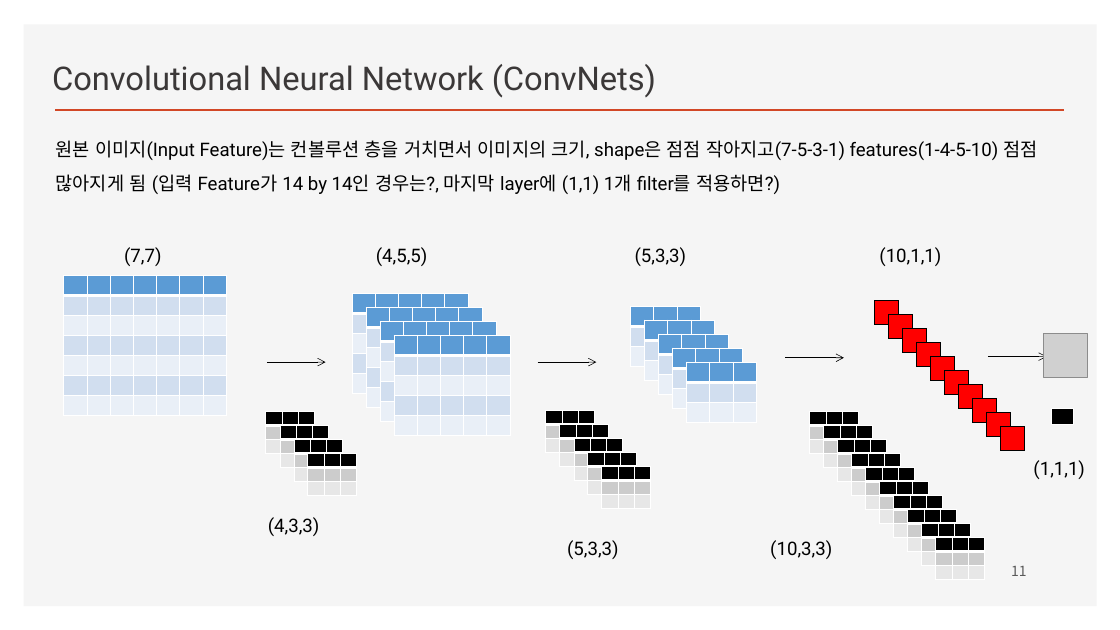
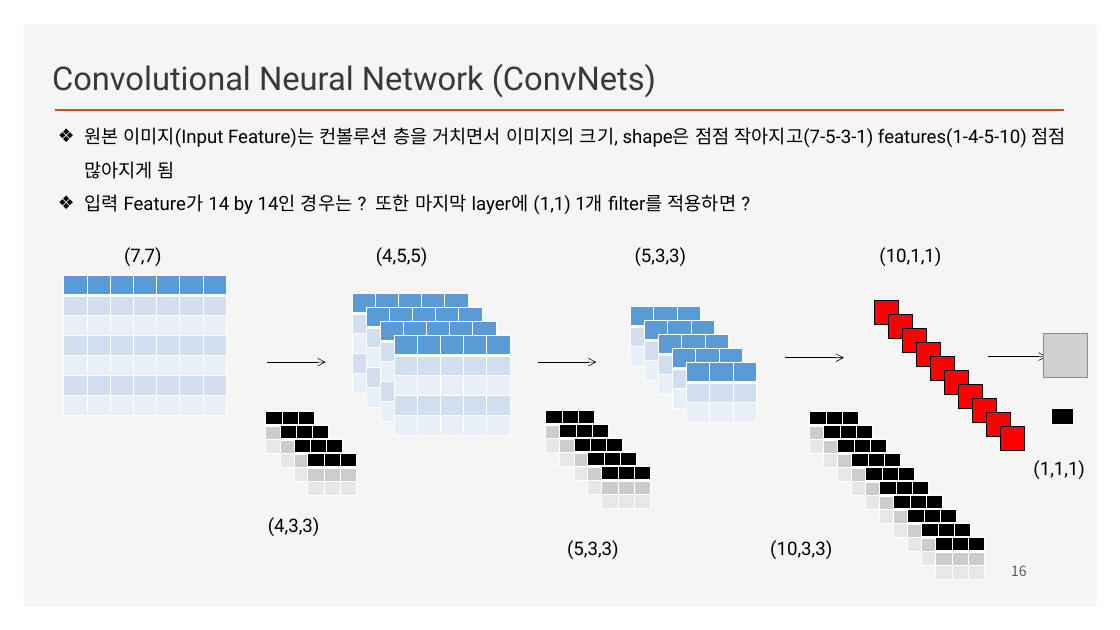
Before and after one commit to ancestor9/2026_Fall_Deep-Learning-with-Python, a slide deck: slide 16 of Chapter 08 Image Classification.pptx (slide 11 before the commit). Drawn at 1120x630 pixels with LibreOffice and Linux fonts; fonts in the diff are those of the drawing; grey boxes stand for pictures; background and template pictures are left out. Boxes give left, top, right and bottom in pixels: in the first picture for what was removed or moved away, otherwise in the second. Text is boxed around its words. In the diff, an @@ line names an element or a change of style, - is before the commit and + after.

```diff
--- a/Chapter 08 Image Classification.pptx
+++ b/Chapter 08 Image Classification.pptx
@@ text at (84, 127, 1066, 214): text changed @@
-원본 이미지(Input Feature)는 컨볼루션 층을 거치면서 이미지의 크기, shape은 점점 작아지고(7-5-3-1) features(1-4-5-10) 점점 많아지게 됨 (입력 Feature가 14 by 14인 경우는?, 마지막 layer에 (1,1) 1개 filter를 적용하면?)
+❖ 원본 이미지(Input Feature)는 컨볼루션 층을 거치면서 이미지의 크기, shape은 점점 작아지고(7-5-3-1) features(1-4-5-10) 점점 많아지게 됨
+❖ 입력 Feature가 14 by 14인 경우는 ? 또한 마지막 layer에 (1,1) 1개 filter를 적용하면 ?
@@ page number at (1011, 565, 1027, 576): text changed @@
-11
+16
```
Also in this commit, not shown: 6 other slides changed, 6 slides added, 1 slide removed.
